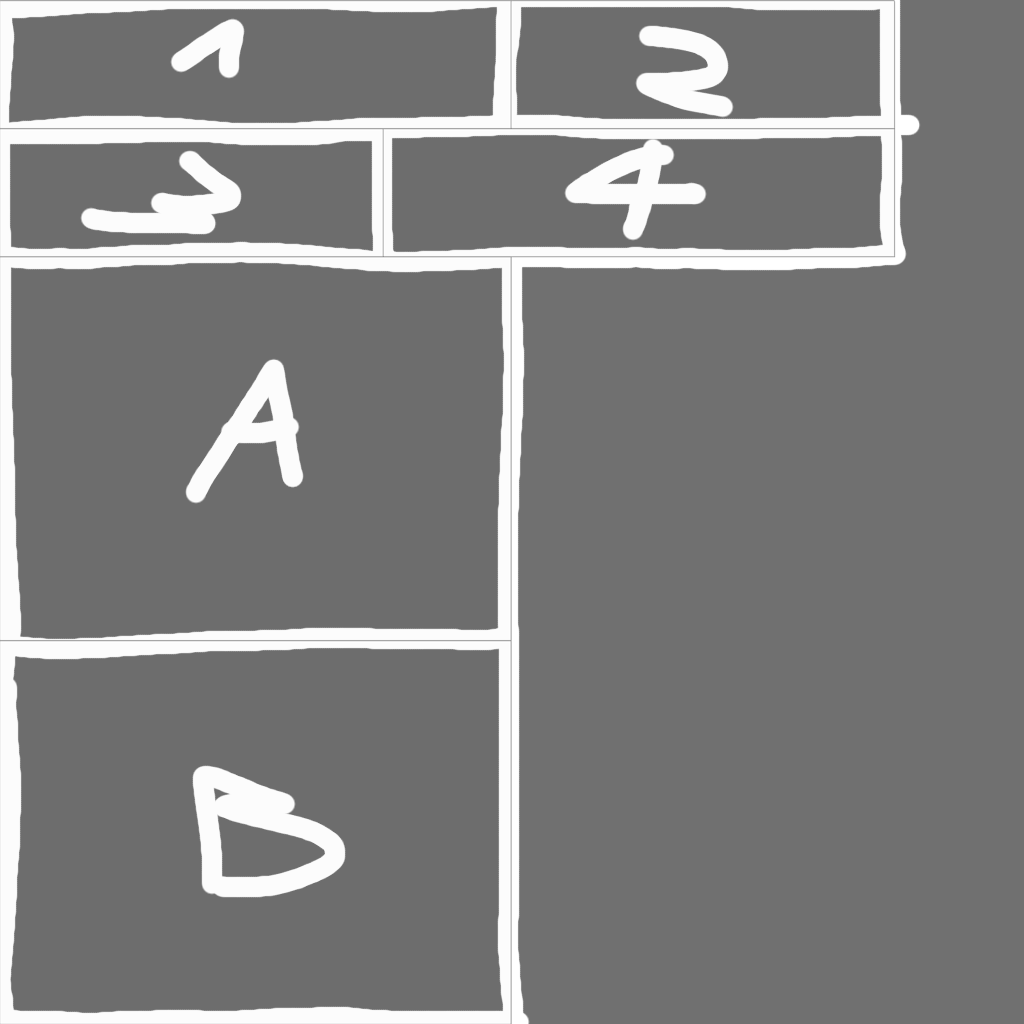
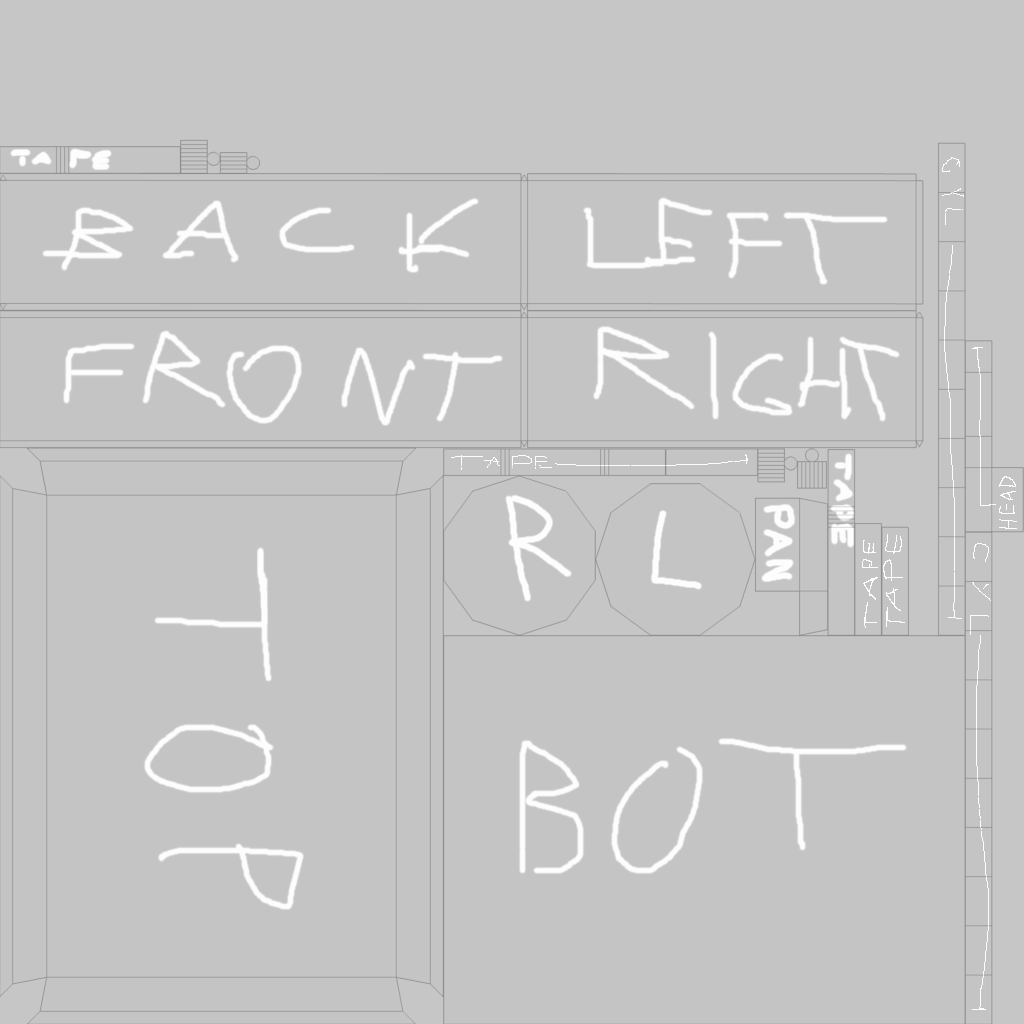
The second 1024 x 1024 image is a revision of the first. Changes to its layers:
painted on "Texture" over [8, 0, 1024, 1024]
removed layer "RecoveryGuidanceUnit4.png" over [0, 0, 896, 1024]
added layer "TextureUV" (51%) above "UVWireframe" over [0, 0, 1024, 1024]
added layer "UVWireframe" over [0, 139, 1024, 1024]
